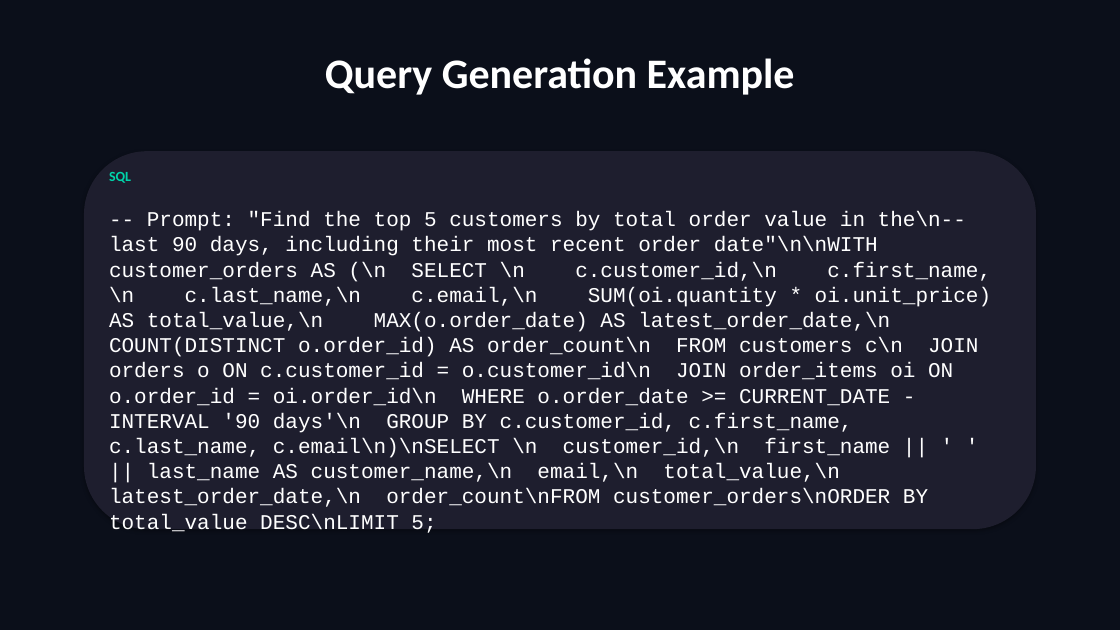
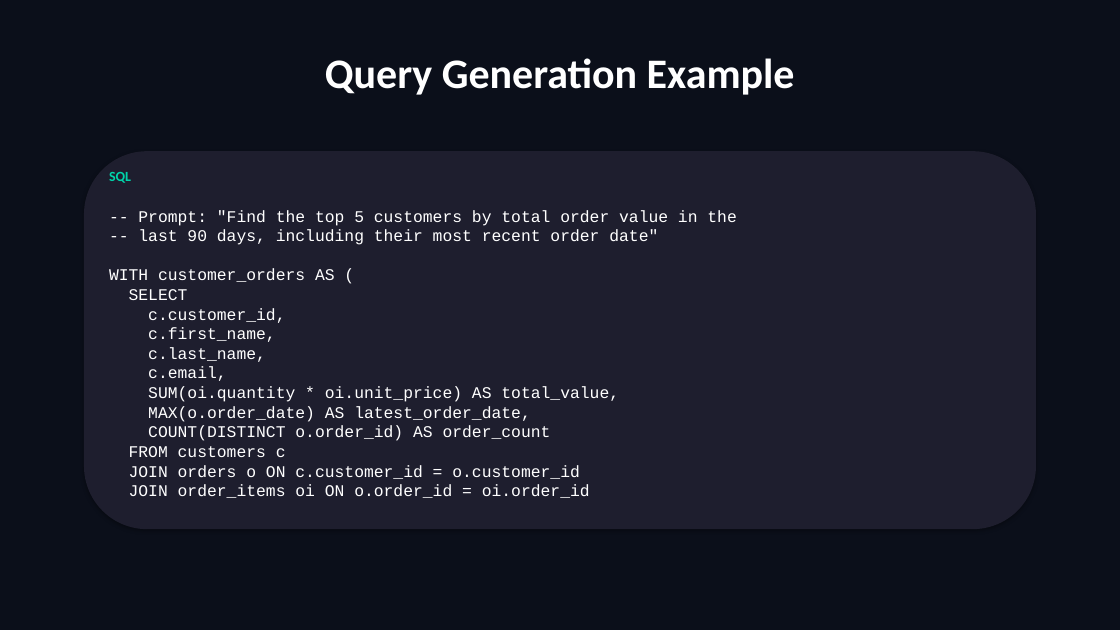
Before and after one commit to scottrhay/AIA-ClaudeCopilot, a slide deck: slide 106 of slides/Day2_Claude_Code_Fundamentals.pptx (slide 103 before the commit). Drawn at 1120x630 pixels with LibreOffice and Linux fonts; fonts in the diff are those of the drawing. Boxes give left, top, right and bottom in pixels: in the first picture for what was removed or moved away, otherwise in the second. Text is boxed around its words. In the diff, an @@ line names an element or a change of style, - is before the commit and + after.

Commit message:
fix: regenerate Day 2 — fix code wrap, section dividers, empty slides
Root cause: code handler had word_wrap=False causing wrap=none in XML,
making all code text extend off-screen. Fixed to word_wrap=True.
Section dividers now show subtitles. All 117 slides populated.

```diff
--- a/slides/Day2_Claude_Code_Fundamentals.pptx
+++ b/slides/Day2_Claude_Code_Fundamentals.pptx
@@ text at <box>109,210,736,498</box>: text changed; size 18 to 14 pt @@
--- Prompt: "Find the top 5 customers by total order value in the\n-- last 90 days, including their most recent order date"\n\nWITH customer_orders AS (\n SELECT \n c.customer_id,\n c.first_name,\n c.last_name,\n c.email,\n SUM(oi.quantity * oi.unit_price) AS total_value,\n MAX(o.order_date) AS latest_order_date,\n COUNT(DISTINCT o.order_id) AS order_count\n FROM customers c\n JOIN orders o ON c.customer_id = o.customer_id\n JOIN order_items oi ON o.order_id = oi.order_id\n WHERE o.order_date >= CURRENT_DATE - INTERVAL '90 days'\n GROUP BY c.customer_id, c.first_name, c.last_name, c.email\n)\nSELECT \n customer_id,\n first_name || ' ' || last_name AS customer_name,\n email,\n total_value,\n latest_order_date,\n order_count\nFROM customer_orders\nORDER BY total_value DESC\nLIMIT 5;
+-- Prompt: "Find the top 5 customers by total order value in the
+-- last 90 days, including their most recent order date"
+WITH customer_orders AS (
+SELECT
+c.customer_id,
+c.first_name,
+c.last_name,
+c.email,
+SUM(oi.quantity * oi.unit_price) AS total_value,
+MAX(o.order_date) AS latest_order_date,
+COUNT(DISTINCT o.order_id) AS order_count
+FROM customers c
+JOIN orders o ON c.customer_id = o.customer_id
+JOIN order_items oi ON o.order_id = oi.order_id
```
Also in this commit, not shown: 34 other slides changed, 51 slides added, 48 slides removed.
